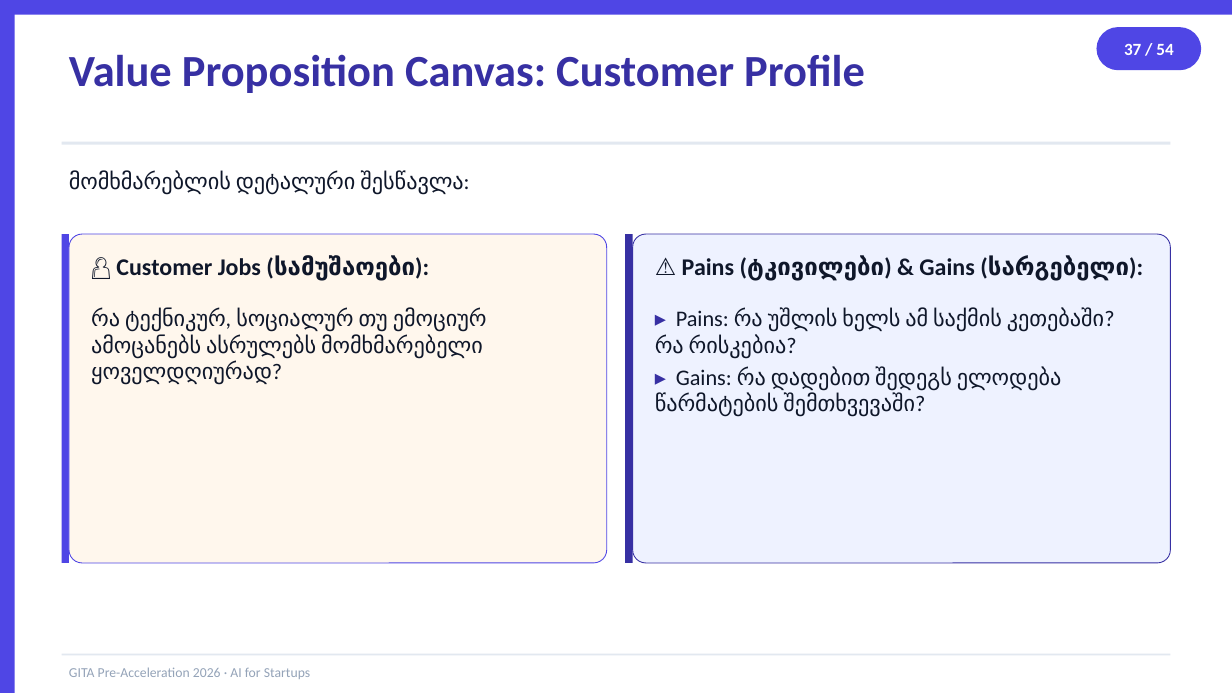
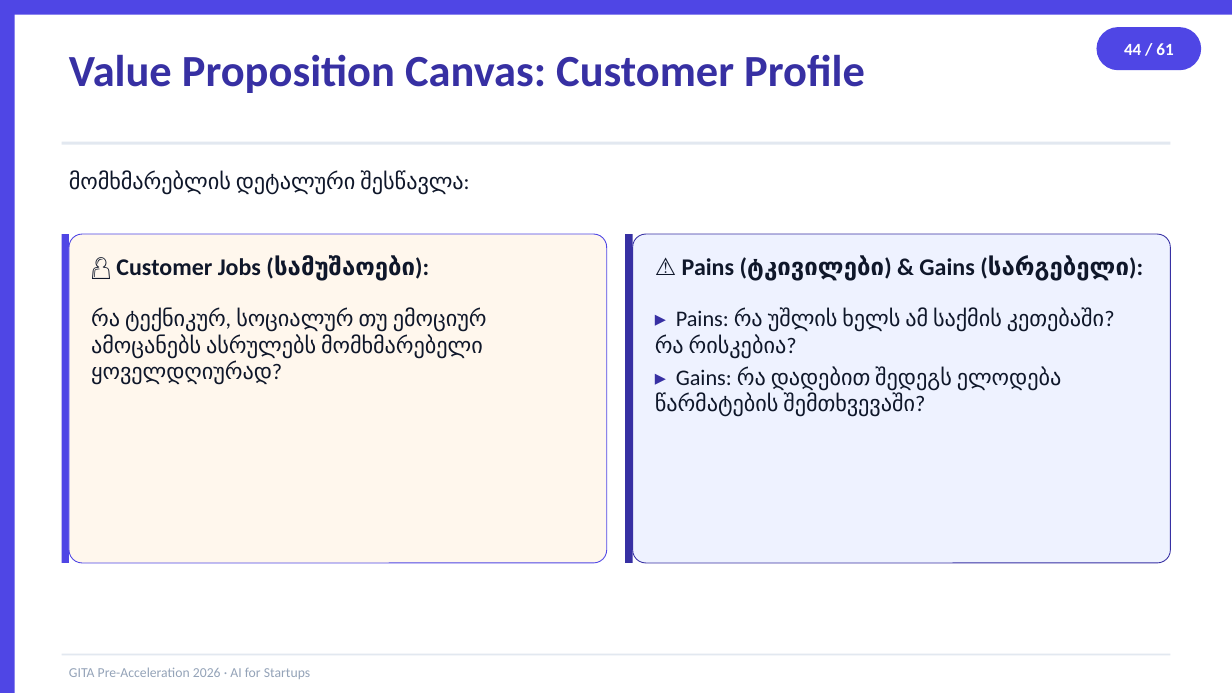
Before and after one commit to basilaia123/ai2026, a slide deck: slide 44 of GITA/Pre-Acceleration/2026-5h-AI-for-Startups/day1-slides.pptx (slide 37 before the commit). Drawn at 1232x693 pixels with LibreOffice and Linux fonts; fonts in the diff are those of the drawing. Boxes give left, top, right and bottom in pixels: in the first picture for what was removed or moved away, otherwise in the second. Text is boxed around its words. In the diff, an @@ line names an element or a change of style, - is before the commit and + after.

```diff
--- a/GITA/Pre-Acceleration/2026-5h-AI-for-Startups/day1-slides.pptx
+++ b/GITA/Pre-Acceleration/2026-5h-AI-for-Startups/day1-slides.pptx
@@ text in rounded rectangle at (1124, 43, 1173, 55): text changed @@
-37 / 54
+44 / 61
```
Also in this commit, not shown: 51 other slides changed, 8 slides added, 1 slide removed, 3 other files.
